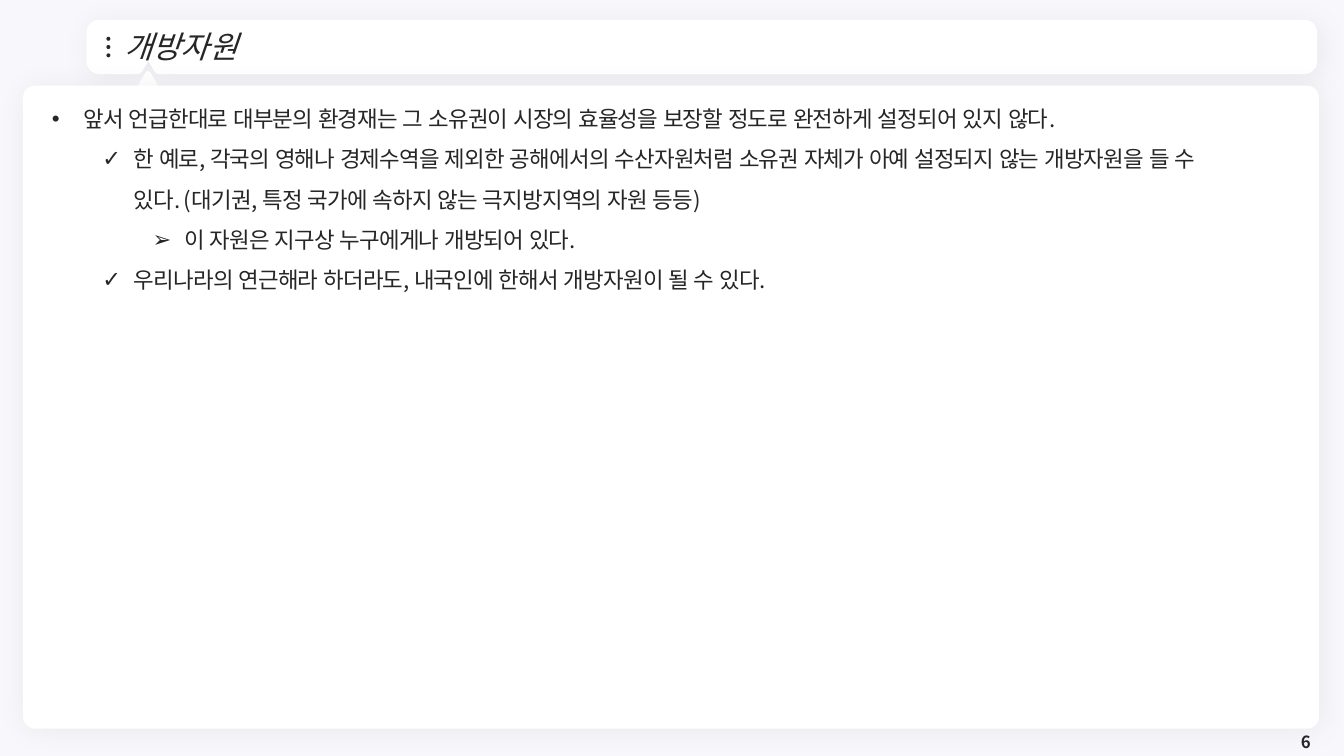
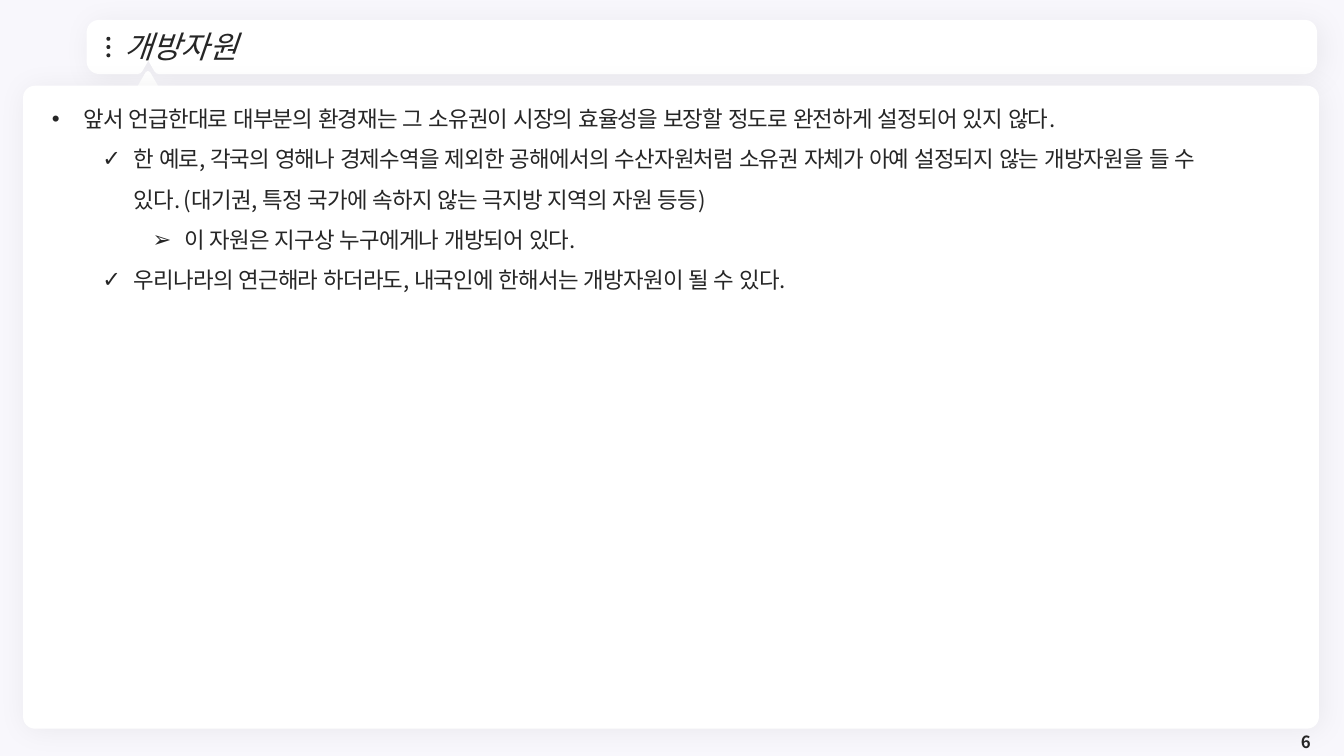
Before and after one commit to meandthey/Teaching, a slide deck: slide 6 of 환경경제학/2026-1/환경경제학_Chapter_04.pptx. Drawn at 1344x756 pixels with LibreOffice and Linux fonts; fonts in the diff are those of the drawing; background and template pictures are left out. Boxes give left, top, right and bottom in pixels: in the first picture for what was removed or moved away, otherwise in the second. Text is boxed around its words. In the diff, an @@ line names an element or a change of style, - is before the commit and + after.

```diff
--- a/환경경제학/2026-1/환경경제학_Chapter_04.pptx
+++ b/환경경제학/2026-1/환경경제학_Chapter_04.pptx
@@ text at [134, 148, 1195, 213]: spaces changed @@
-  ✓ 한 예로, 각국의 영해나 경제수역을 제외한 공해에서의 수산자원처럼 소유권 자체가 아예 설정되지 않는 개방자원을 들 수 있다. (대기권, 특정 국가에 속하지 않는 극지방지역의 자원 등등)
+  ✓ 한 예로, 각국의 영해나 경제수역을 제외한 공해에서의 수산자원처럼 소유권 자체가 아예 설정되지 않는 개방자원을 들 수 있다. (대기권, 특정 국가에 속하지 않는 극지방 지역의 자원 등등)
@@ text at [134, 269, 786, 292]: text changed @@
-  ✓ 우리나라의 연근해라 하더라도, 내국인에 한해서 개방자원이 될 수 있다.
+  ✓ 우리나라의 연근해라 하더라도, 내국인에 한해서는 개방자원이 될 수 있다.
```
Also in this commit, not shown: 1 other slide changed, 2 slides added, 3 other files.
